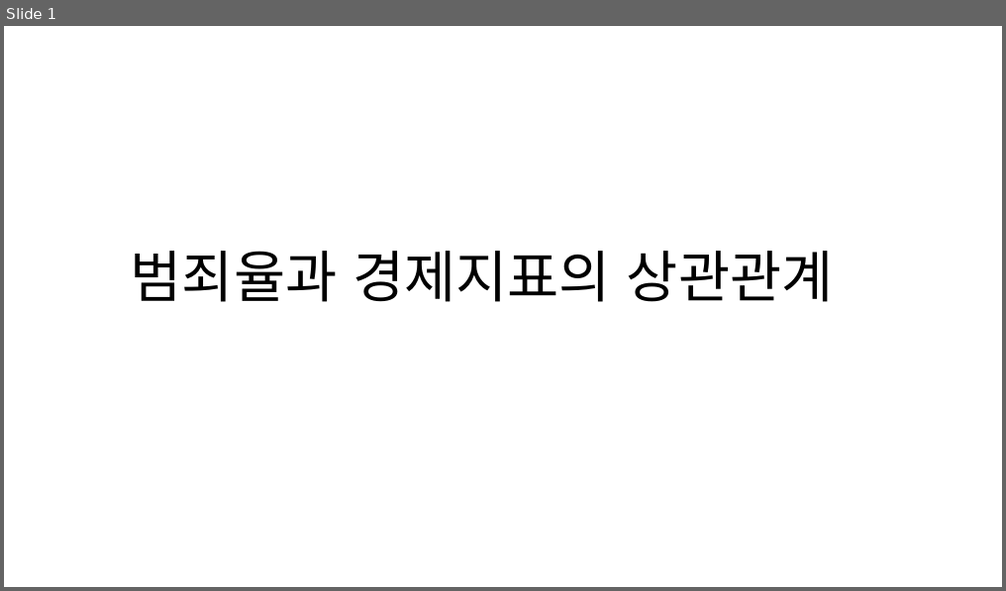
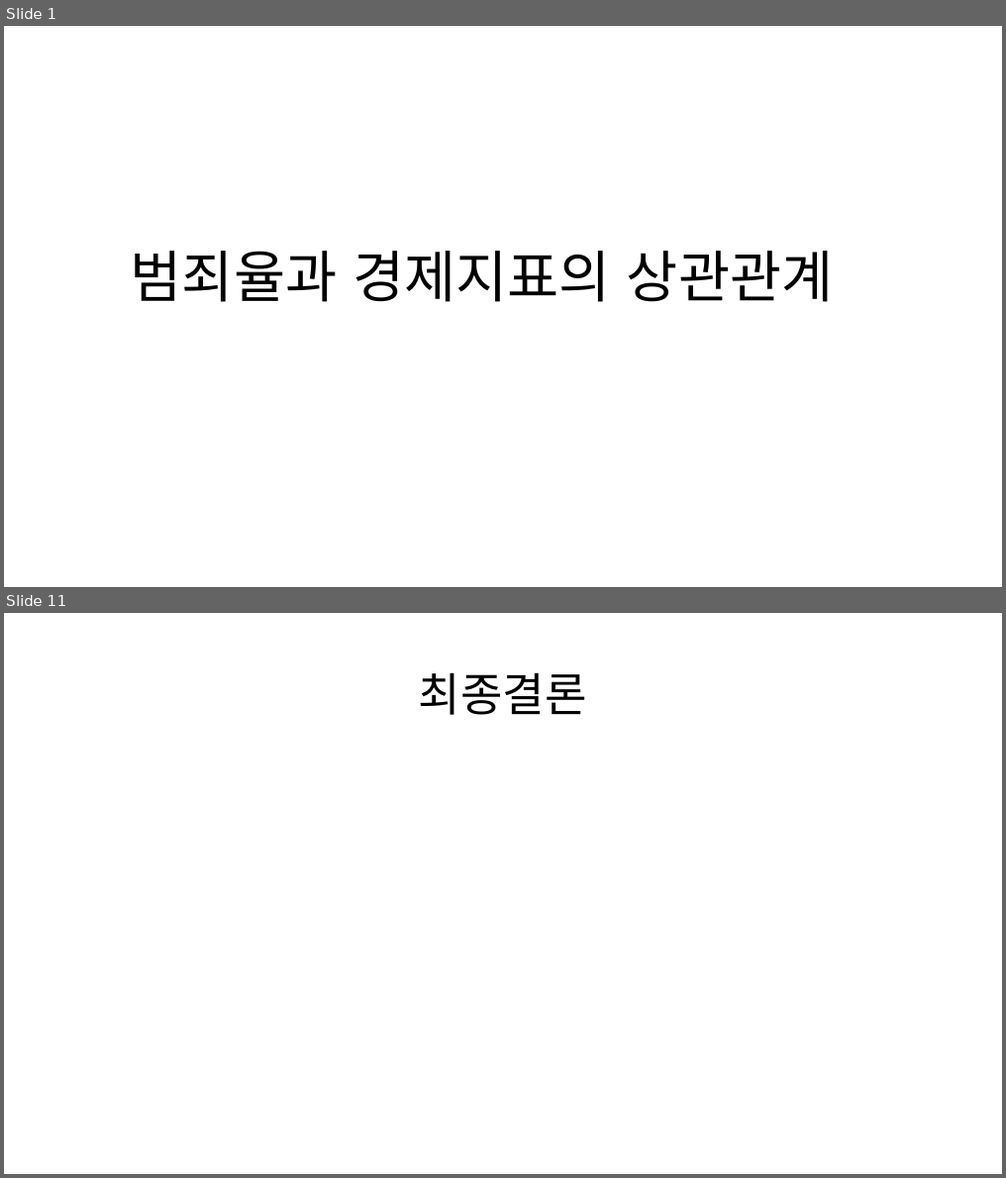
Before and after one commit to KDW8979/KDW, a slide deck: EX_PANDAS06/DAY05/범죄율과 경제지표의 상관관계.pptx. Shown one above the other, each under a label of ours: slide 1 before the commit, slides 1 and 11 after it; the slides between them are not shown. The pictures are 1006x591 and 1006x1178 pixels, drawn with LibreOffice and Linux fonts; fonts in the diff are those of the drawing. Boxes give left, top, right and bottom in pixels: in the first picture for what was removed or moved away, otherwise in the second. Text is boxed around its words. In the diff, an @@ line names an element or a change of style, - is before the commit and + after.

```diff
--- a/EX_PANDAS06/DAY05/범죄율과 경제지표의 상관관계.pptx
+++ b/EX_PANDAS06/DAY05/범죄율과 경제지표의 상관관계.pptx
@@ slide 11 added at [4, 613, 1002, 1174], background #FFFFFF @@
@@ title added at [419, 672, 587, 715], 44 pt, text #000000 @@
+최종결론
```
Also in this commit, not shown: 9 slides changed, 21 other files.
